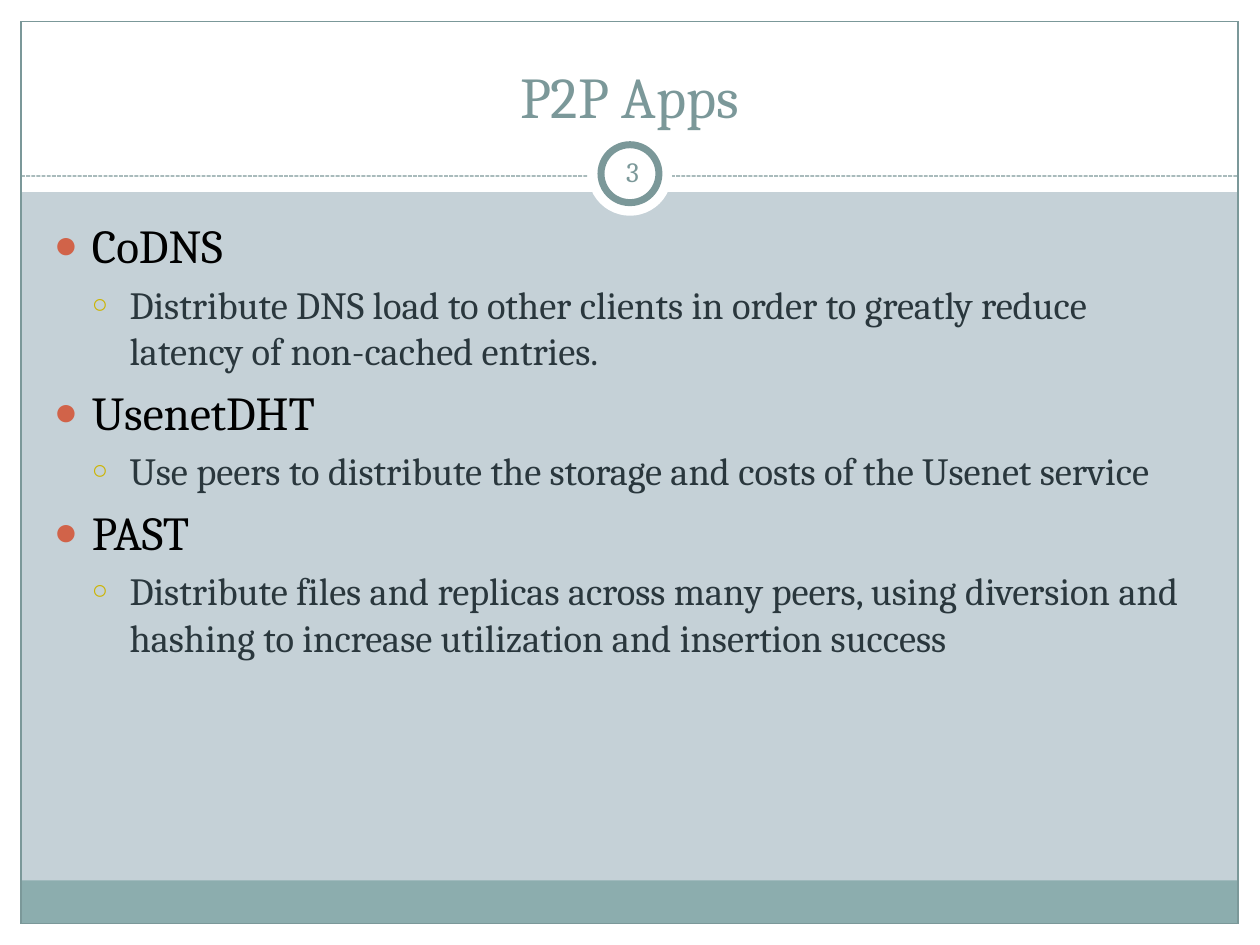
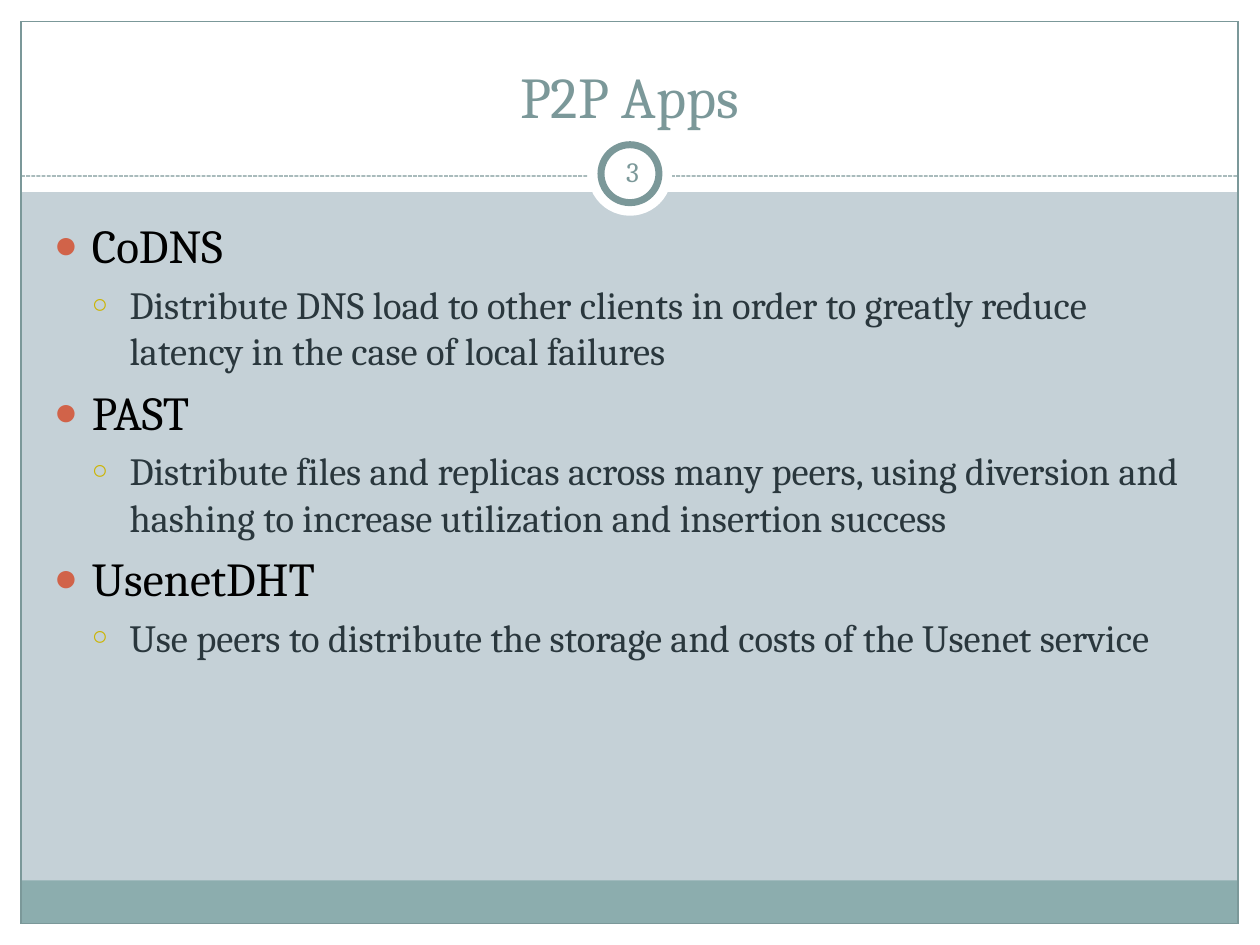
Before and after one commit to cs525-koala/documents, a slide deck: slide 3 of p2p/P2P Apps.pptx. Drawn at 1260x945 pixels with LibreOffice and Linux fonts; fonts in the diff are those of the drawing. Boxes give left, top, right and bottom in pixels: in the first picture for what was removed or moved away, otherwise in the second. Text is boxed around its words. In the diff, an @@ line names an element or a change of style, - is before the commit and + after.

```diff
--- a/p2p/P2P Apps.pptx
+++ b/p2p/P2P Apps.pptx
@@ text at [92,292,1179,541]: text changed @@
-  ○ Distribute DNS load to other clients in order to greatly reduce latency of non-cached entries.
+  ○ Distribute DNS load to other clients in order to greatly reduce latency in the case of local failures
+● PAST
+  ○ Distribute files and replicas across many peers, using diversion and hashing to increase utilization and insertion success
@@ text at [92,518,1179,661]: paragraphs removed @@
-● PAST
-  ○ Distribute files and replicas across many peers, using diversion and hashing to increase utilization and insertion success
```
Also in this commit, not shown: 15 other slides changed.
